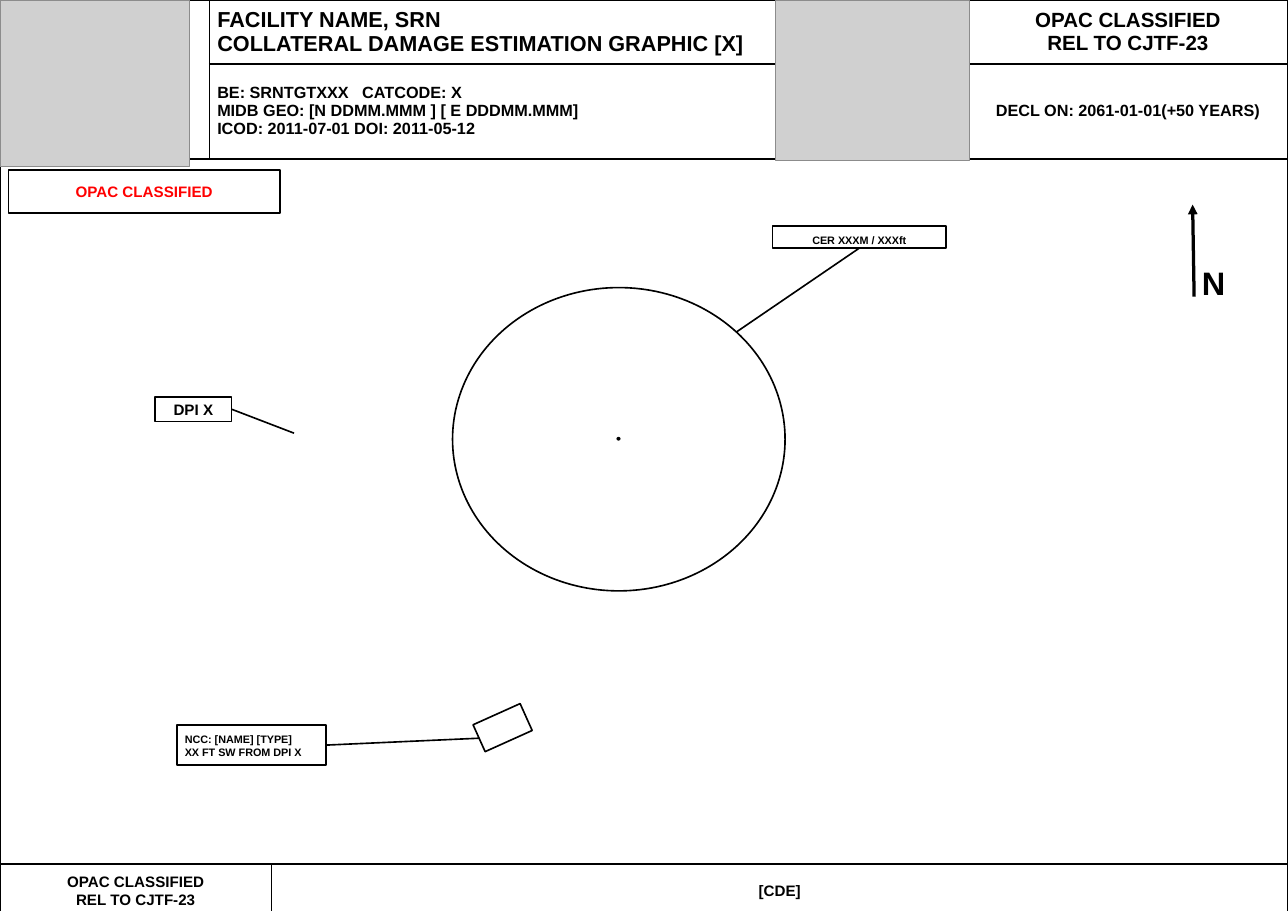
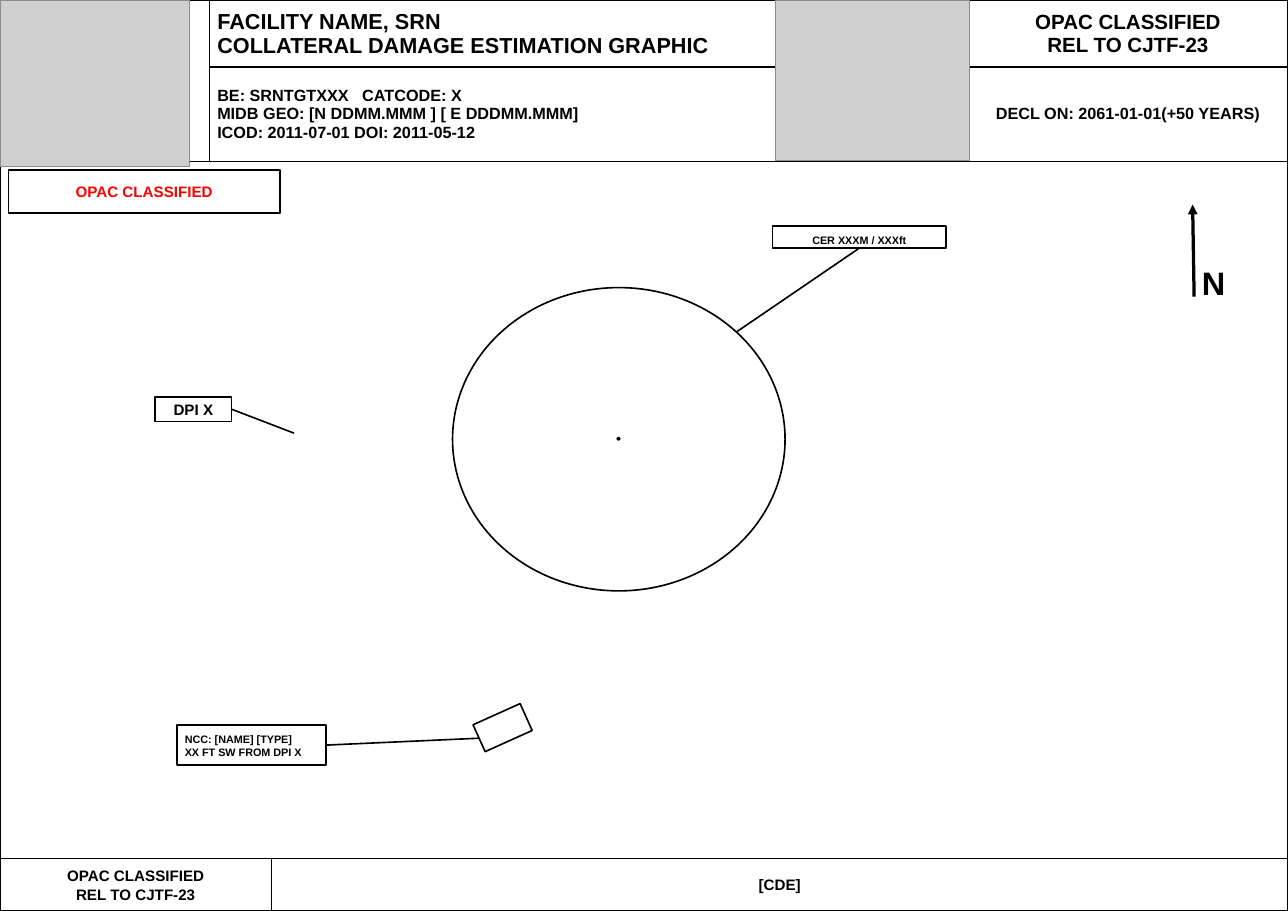
Before and after one commit to 132nd-vWing/OPAT-background, a slide deck: slide 6 of INTEL/Target Folders/OPAC VIS Template - Target Folder.pptx. Drawn at 1288x911 pixels with LibreOffice and Linux fonts; fonts in the diff are those of the drawing; grey boxes stand for pictures. Boxes give left, top, right and bottom in pixels: in the first picture for what was removed or moved away, otherwise in the second. Text is boxed around its words. In the diff, an @@ line names an element or a change of style, - is before the commit and + after.

```diff
--- a/INTEL/Target Folders/OPAC VIS Template - Target Folder.pptx
+++ b/INTEL/Target Folders/OPAC VIS Template - Target Folder.pptx
@@ table at bbox=[0, 0, 1288, 911] @@
-row 1, column 2: FACILITY NAME, SRN / COLLATERAL DAMAGE ESTIMATION GRAPHIC [X]
+row 1, column 2: FACILITY NAME, SRN / COLLATERAL DAMAGE ESTIMATION GRAPHIC
@@ rectangle "OPAC CLASSIFIED": place and size @@
-rectangle "OPAC CLASSIFIED" at bbox=[0, 864, 271, 911]
+rectangle "OPAC CLASSIFIED" at bbox=[0, 859, 271, 911]
@@ rectangle "[CDE]": place and size @@
-rectangle "[CDE]" at bbox=[271, 864, 1288, 911]
+rectangle "[CDE]" at bbox=[271, 859, 1288, 911]
```
Also in this commit, not shown: 1 other slide changed, 3 other files.
